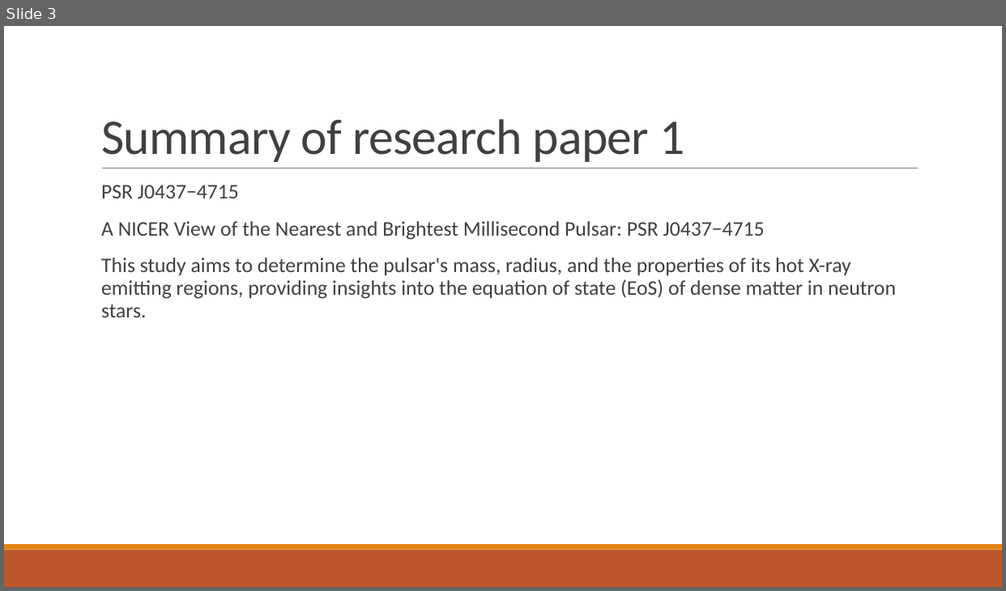
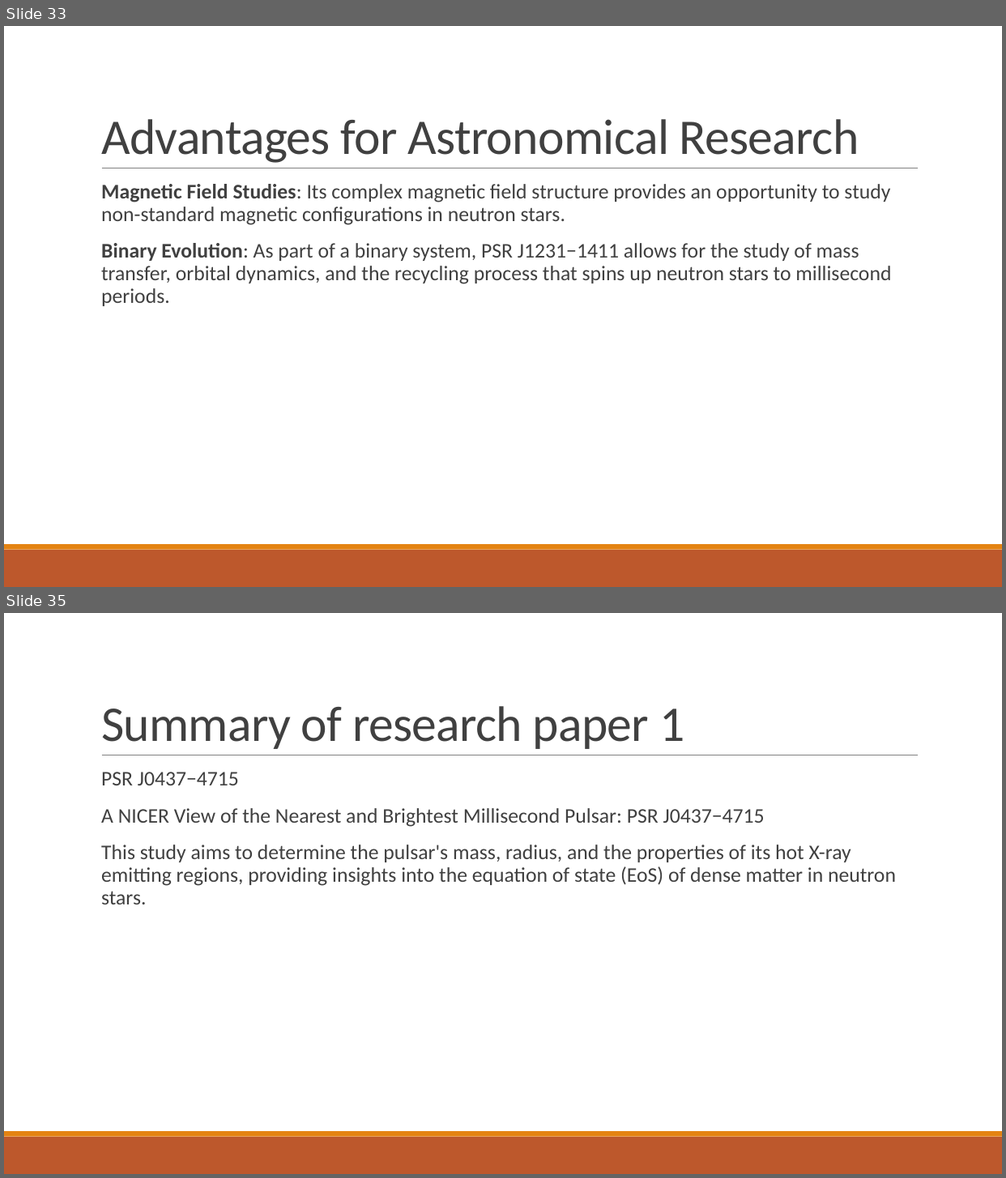
Before and after one commit to Avanee03/PPM-of-Neutron-star-Unveiling-hot-spot-geometry, a slide deck: Initial presentation.pptx. Shown one above the other, each under a label of ours: slide 3 before the commit, slides 33 and 35 after it; the slides between them are not shown. The pictures are 1006x591 and 1006x1178 pixels, drawn with LibreOffice and Linux fonts; fonts in the diff are those of the drawing. Boxes give left, top, right and bottom in pixels: in the first picture for what was removed or moved away, otherwise in the second. Text is boxed around its words. In the diff, an @@ line names an element or a change of style, - is before the commit and + after.

```diff
--- a/Initial presentation.pptx
+++ b/Initial presentation.pptx
@@ slide 33 added at [4, 26, 1002, 587], background #FFFFFF; not listed: 3 template elements that a slide beside it also shows @@
@@ title added at [101, 119, 859, 163], 48 pt, text #404040 @@
+Advantages for Astronomical Research
@@ text added at [101, 184, 891, 306], 20 pt, text #404040 @@
+  Magnetic Field Studies: Its complex magnetic field structure provides an opportunity to study non-standard magnetic configurations in neutron stars.
+  Binary Evolution: As part of a binary system, PSR J1231−1411 allows for the study of mass transfer, orbital dynamics, and the recycling process that spins up neutron stars to millisecond periods.
@@ what was slide 3 is now slide 35 @@
```
Also in this commit, not shown: 31 other slides added.
